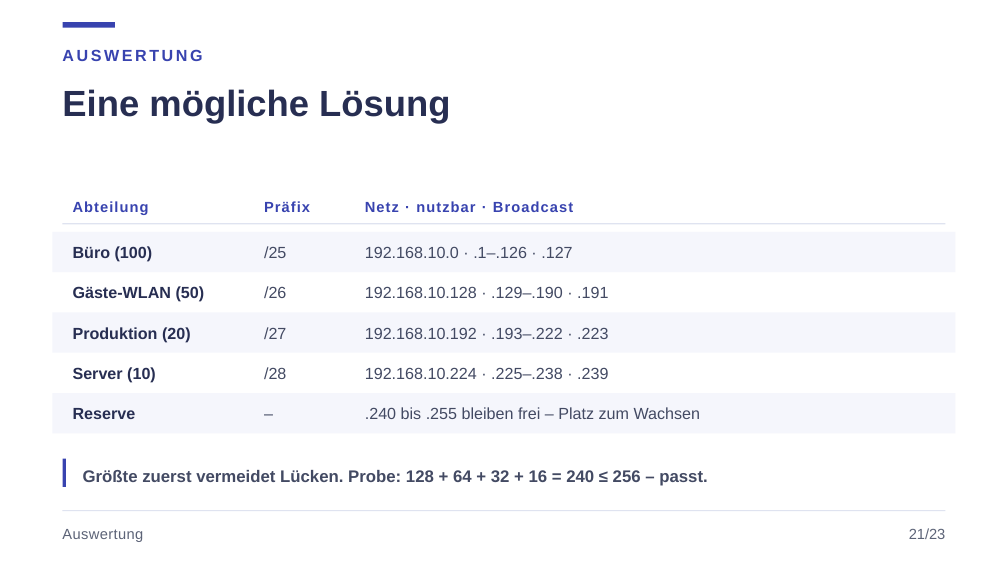
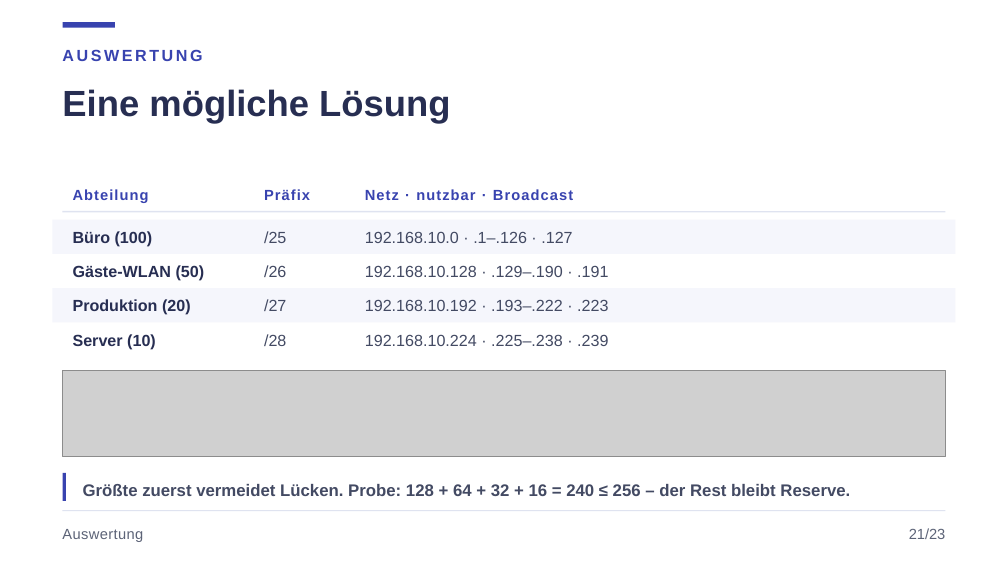
Before and after one commit to JacobMenge/kurs-unterlagen, a slide deck: slide 27 of folien/02-adressierung-subnetting-parallelkurs.pptx. Drawn at 1008x567 pixels with LibreOffice and Linux fonts; fonts in the diff are those of the drawing; grey boxes stand for pictures. Boxes give left, top, right and bottom in pixels: in the first picture for what was removed or moved away, otherwise in the second. Text is boxed around its words. In the diff, an @@ line names an element or a change of style, - is before the commit and + after.

```diff
--- a/folien/02-adressierung-subnetting-parallelkurs.pptx
+++ b/folien/02-adressierung-subnetting-parallelkurs.pptx
@@ 3 texts: place and size @@
-3 texts at (73,201,573,215)
+3 texts at (73,189,573,203)
@@ rectangle: place and size @@
-rectangle at (52,232,956,272)
+rectangle at (52,220,956,254)
@@ line moved from (62, 224) - (946, 224) to (62, 212) - (946, 212) @@
@@ text "Büro (100)": place and size @@
-text "Büro (100)" at (73,246,153,262)
+text "Büro (100)" at (73,231,153,247)
@@ text "/25": place and size @@
-text "/25" at (264,246,286,258)
+text "/25" at (264,231,286,243)
@@ text "192.168.10.0 · .1–.126 · .127": place and size @@
-text "192.168.10.0 · .1–.126 · .127" at (365,247,572,258)
+text "192.168.10.0 · .1–.126 · .127" at (365,232,572,243)
@@ text "Gäste-WLAN (50)": place and size @@
-text "Gäste-WLAN (50)" at (73,286,205,302)
+text "Gäste-WLAN (50)" at (73,265,205,281)
@@ text "/26": place and size @@
-text "/26" at (264,286,286,298)
+text "/26" at (264,265,286,277)
@@ text "192.168.10.128 · .129–.190 · .191": place and size @@
-text "192.168.10.128 · .129–.190 · .191" at (365,286,608,298)
+text "192.168.10.128 · .129–.190 · .191" at (365,265,608,277)
@@ rectangle: place and size @@
-rectangle at (52,312,956,353)
+rectangle at (52,288,956,323)
@@ text "Produktion (20)": place and size @@
-text "Produktion (20)" at (73,327,191,342)
+text "Produktion (20)" at (73,299,191,315)
@@ text "/27": place and size @@
-text "/27" at (264,327,286,339)
+text "/27" at (264,299,286,311)
@@ text "192.168.10.192 · .193–.222 · .223": place and size @@
-text "192.168.10.192 · .193–.222 · .223" at (365,328,608,339)
+text "192.168.10.192 · .193–.222 · .223" at (365,300,608,311)
@@ text "Server (10)": place and size @@
-text "Server (10)" at (73,367,156,383)
+text "Server (10)" at (73,334,156,350)
@@ text "/28": place and size @@
-text "/28" at (264,367,286,379)
+text "/28" at (264,334,286,346)
@@ text "192.168.10.224 · .225–.238 · .239": place and size @@
-text "192.168.10.224 · .225–.238 · .239" at (365,368,608,379)
+text "192.168.10.224 · .225–.238 · .239" at (365,335,608,346)
@@ picture added at (62,371,946,457) @@
@@ rectangle removed at (52,393,956,433) @@
@@ text removed at (73,408,136,419) @@
-Reserve
@@ text removed at (264,393,345,433) @@
-–
@@ text removed at (365,407,701,419) @@
-.240 bis .255 bleiben frei – Platz zum Wachsen
@@ rectangle: place and size @@
-rectangle at (62,459,67,487)
+rectangle at (62,473,67,501)
@@ text at (83,484,850,496): text changed @@
-Größte zuerst vermeidet Lücken. Probe: 128 + 64 + 32 + 16 = 240 ≤ 256 – passt.
+Größte zuerst vermeidet Lücken. Probe: 128 + 64 + 32 + 16 = 240 ≤ 256 – der Rest bleibt Reserve.
```
Also in this commit, not shown: 2 other files.
